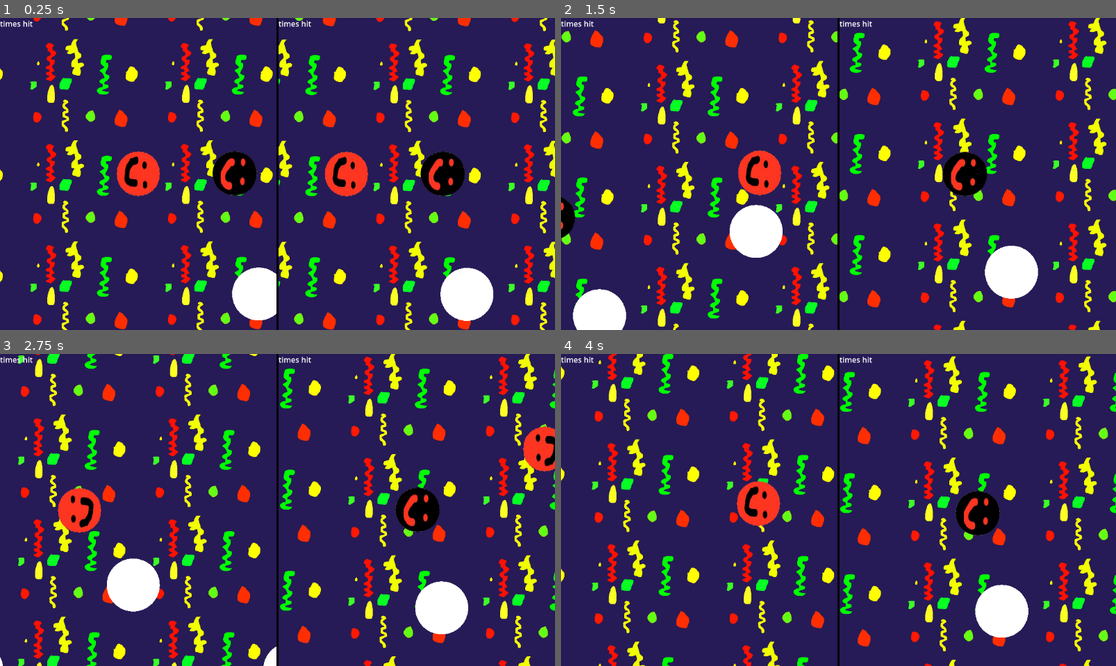
Above: before the commit, frames 1-4 (two rows, left to right).
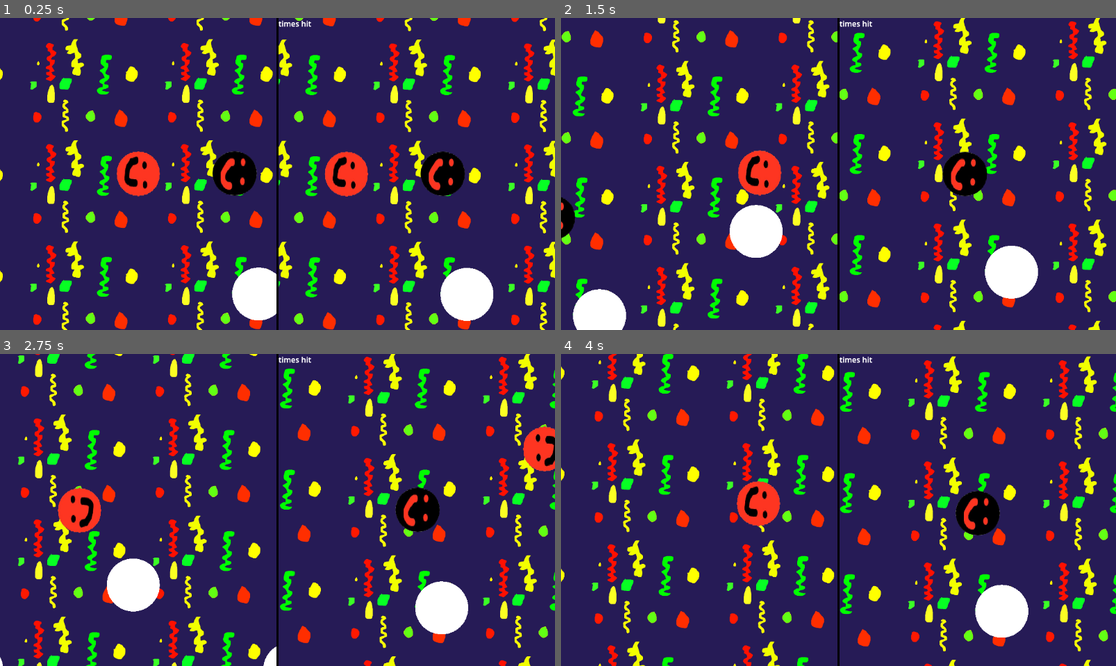
Above: after the commit, the same moments.

Repository: real-chicken-master/GDD112TempName
Game: Godot game, scene res://UI/splitscreen.tscn
Same seed, same stepped clock (60 frames per second), same inputs: the game is played once before the commit and once after it.
Inputs:
- Up to frame 1 (0.25 s): no input
- Up to frame 2 (1.5 s): hold D (right1) from 0.53 s (still down); tap Down (down2) at 0.6 s; tap W (up1) at 0.77 s; tap Left (left2) at 1.35 s
- Up to frame 3 (2.75 s): tap W (up1) at 1.52 s; release D (right1) at 2.03 s; hold A (left1) from 2.03 s (still down); tap Right (right2) at 2.1 s
- Up to frame 4 (4 s): release A (left1) at 2.78 s; hold D (right1) from 2.78 s (still down); tap Up (up2) at 2.85 s; tap W (up1) at 3.02, 3.77 s; tap Down (down2) at 3.6 s

The runs differ from the first frame. In frame 1, less than 0.1% of the frame differs, in the area x 0-57%, y 0-3%; in frame 2, less than 0.1%; in frame 3, less than 0.1%; in frame 4, less than 0.1%.

Commit message:
pled wokr

Diff:
--- a/Minigames/platformer/platformer.tscn
+++ b/Minigames/platformer/platformer.tscn
@@ -1,7 +1,8 @@
-[gd_scene load_steps=7 format=3 uid="uid://q7nneddn7er0"]
+[gd_scene load_steps=8 format=3 uid="uid://q7nneddn7er0"]
 
 [ext_resource type="Texture2D" uid="uid://d35k7uy35vj6h" path="res://Texture and Mesh/Platform.png" id="1_kjxtr"]
 [ext_resource type="PackedScene" uid="uid://bp5nfx815koha" path="res://Minigames/platformer/spikereal.tscn" id="4_3rbv8"]
+[ext_resource type="PackedScene" uid="uid://dkule581imv8a" path="res://Minigames/platformer/platformer_win.tscn" id="4_evcii"]
 [ext_resource type="Texture2D" uid="uid://byiugkx1n1ikj" path="res://Texture and Mesh/halfplatofro.png" id="4_mxyb4"]
 
 [sub_resource type="TileSetAtlasSource" id="TileSetAtlasSource_iowm3"]
@@ -816,7 +817,6 @@
 [node name="spikereal19" parent="spikybox" instance=ExtResource("4_3rbv8")]
 position = Vector2(-2878, -1088)
 rotation = 1.58784
-scale = Vector2(1, 1)
 
 [node name="spikereal20" parent="spikybox" instance=ExtResource("4_3rbv8")]
 position = Vector2(-2683, -1084)
@@ -828,3 +828,11 @@
 tile_set = SubResource("TileSet_ncqxv")
 format = 2
 layer_0/tile_data = PackedInt32Array(65534, 0, 0, 65535, 0, 0, 0, 0, 0, 1, 0, 0, 3, 0, 0, 65533, 0, 0, 65532, 0, 0, 655 …(1516 unchanged characters)…
+
+[node name="platformer_win" parent="." instance=ExtResource("4_evcii")]
+position = Vector2(-2785, -311)
+scale = Vector2(2.52585, 1)
+
+[node name="Label" type="Label" parent="."]
+offset_right = 40.0
+offset_bottom = 23.0
--- a/Minigames/platformer/platformer_win.gd
+++ b/Minigames/platformer/platformer_win.gd
@@ -10,6 +10,14 @@
 func _process(delta):
 	pass
 
+var player_1_finished: bool = false
+var player_2_finished: bool = false
+func _on_body_entered(body):
+	if body.name == "player2":
+		player_2_finished = true
+	if body.name == "player1":
+		player_1_finished = true
 
-func _on_body_entered(body):
-	pass # Replace with function body.
+	if player_1_finished and player_2_finished:
+		if Globals.player_1_hit >= Globals.player_2_hit: print("player2win!")
+		if Globals.player_2_hit <= Globals.player_1_hit: print("player1win!")
--- a/Minigames/platformer/spikereal.tscn
+++ b/Minigames/platformer/spikereal.tscn
@@ -11,7 +11,8 @@
 texture = ExtResource("1_nqguq")
 
 [node name="CollisionPolygon2D" type="CollisionPolygon2D" parent="."]
-position = Vector2(-4, -1)
+position = Vector2(-5.22608, -20.9368)
+scale = Vector2(1.35031, 1.15231)
 polygon = PackedVector2Array(2, -3, -37, 100, 44, 100)
 
 [connection signal="body_entered" from="." to="." method="_on_body_entered"]
--- a/UI/splitscreen.tscn
+++ b/UI/splitscreen.tscn
@@ -65,10 +65,6 @@
 
 [node name="level switcher" parent="HBoxContainer/SubViewportContainer/SubViewport" instance=ExtResource("2_wf0tu")]
 
-[node name="hitcounterp1" type="Label" parent="HBoxContainer/SubViewportContainer" groups=["p1hitcounter"]]
-layout_mode = 2
-text = "times hit"
-
 [node name="SubViewportContainer2" type="SubViewportContainer" parent="HBoxContainer"]
 layout_mode = 2
 size_flags_horizontal = 3
@@ -89,3 +85,7 @@
 [node name="hitcounterp2" type="Label" parent="HBoxContainer/SubViewportContainer2" groups=["p2hitcounter"]]
 layout_mode = 2
 text = "times hit"
+
+[node name="hitcounterp1" type="Label" parent="HBoxContainer/SubViewportContainer2" groups=["p1hitcounter"]]
+layout_mode = 2
+text = "times hit"
--- a/players/player 2/player2.tscn
+++ b/players/player 2/player2.tscn
@@ -1,10 +1,13 @@
-[gd_scene load_steps=4 format=3 uid="uid://djvanbdp8c7no"]
+[gd_scene load_steps=5 format=3 uid="uid://djvanbdp8c7no"]
 
 [ext_resource type="Script" path="res://players/player 2/player2.gd" id="1_q82fh"]
 [ext_resource type="Texture2D" uid="uid://oy8a2hwomk6j" path="res://Texture and Mesh/Screenshot_2025-08-01_144913-removebg-preview.png" id="2_v4vbq"]
 
 [sub_resource type="CircleShape2D" id="CircleShape2D_2kqkd"]
 radius = 47.0
+
+[sub_resource type="CircleShape2D" id="CircleShape2D_ooqbh"]
+radius = 47.0425
 
 [node name="player2" type="CharacterBody2D" groups=["player", "player2"]]
 z_index = 1
@@ -21,3 +24,9 @@
 
 [node name="CollisionShape2D" type="CollisionShape2D" parent="."]
 shape = SubResource("CircleShape2D_2kqkd")
+
+[node name="Area2D" type="Area2D" parent="CollisionShape2D"]
+scale = Vector2(1, 1.02606)
+
+[node name="CollisionShape2D" type="CollisionShape2D" parent="CollisionShape2D/Area2D"]
+shape = SubResource("CircleShape2D_ooqbh")
--- a/players/player1/player1.tscn
+++ b/players/player1/player1.tscn
@@ -1,10 +1,13 @@
-[gd_scene load_steps=4 format=3 uid="uid://nx4ggy1h8ovm"]
+[gd_scene load_steps=5 format=3 uid="uid://nx4ggy1h8ovm"]
 
 [ext_resource type="Script" path="res://players/player1/player1.gd" id="1_b3iya"]
 [ext_resource type="Texture2D" uid="uid://baqq4u5ghkbd2" path="res://Texture and Mesh/Screenshot_2025-08-01_144907-removebg-preview.png" id="2_dqxs7"]
 
 [sub_resource type="CircleShape2D" id="CircleShape2D_8m3wl"]
 radius = 47.0
+
+[sub_resource type="CircleShape2D" id="CircleShape2D_j6704"]
+radius = 47.1699
 
 [node name="player1" type="CharacterBody2D" groups=["player", "player1"]]
 z_index = 1
@@ -23,3 +26,8 @@
 [node name="CollisionShape2D" type="CollisionShape2D" parent="."]
 shape = SubResource("CircleShape2D_8m3wl")
 debug_color = Color(0, 0.584314, 0.788235, 0.419608)
+
+[node name="Area2D" type="Area2D" parent="CollisionShape2D"]
+
+[node name="CollisionShape2D" type="CollisionShape2D" parent="CollisionShape2D/Area2D"]
+shape = SubResource("CircleShape2D_j6704")
